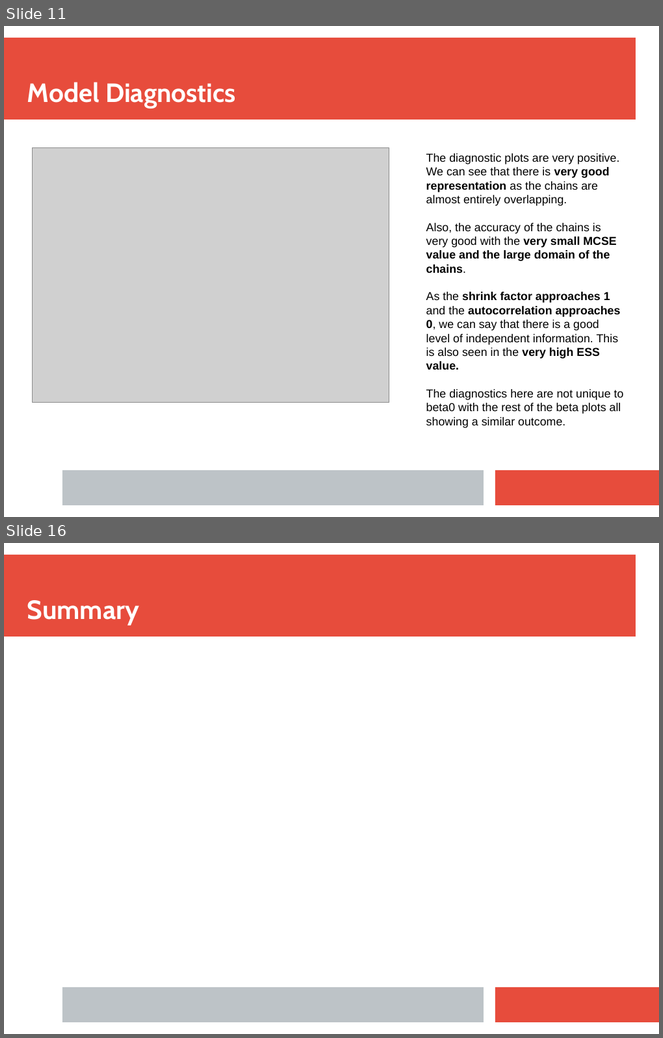
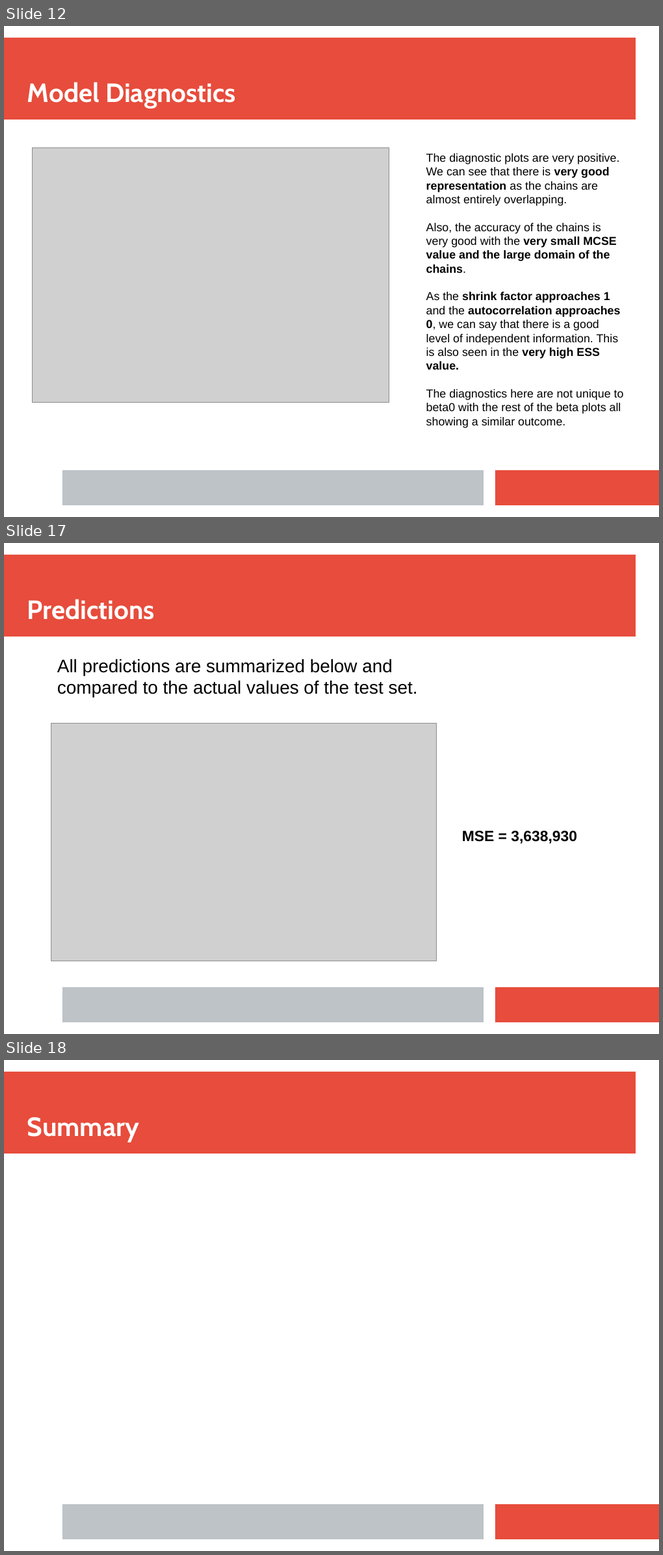
Before and after one commit to tim-kirkbride/BayesianAssignment, a slide deck: Presentation.pptx. Shown one above the other, each under a label of ours: slides 11 and 16 before the commit, slides 12, 17 and 18 after it; the slides between them are not shown. The pictures are 663x1038 and 663x1555 pixels, drawn with LibreOffice and Linux fonts; fonts in the diff are those of the drawing; grey boxes stand for pictures. Boxes give left, top, right and bottom in pixels: in the first picture for what was removed or moved away, otherwise in the second. Text is boxed around its words. In the diff, an @@ line names an element or a change of style, - is before the commit and + after.

```diff
--- a/Presentation.pptx
+++ b/Presentation.pptx
@@ slide 17 added at (4,543,659,1034), background #FFFFFF; not listed: 3 template elements that a slide beside it also shows @@
@@ text added at (27,599,155,620), 32 pt, text #FFFFFF, bold @@
+Predictions
@@ text added at (57,659,418,698), 22 pt, text #000000 @@
+All predictions are summarized below and
+compared to the actual values of the test set.
@@ picture added at (51,723,437,961) @@
@@ text added at (462,831,577,844), 18 pt, text #000000, bold @@
+MSE = 3,638,930
@@ what was slide 11 is now slide 12 @@
@@ what was slide 16 is now slide 18 @@
```
Also in this commit, not shown: 5 slides changed, 5 other slides added, 1 slide removed, 1 other file.
